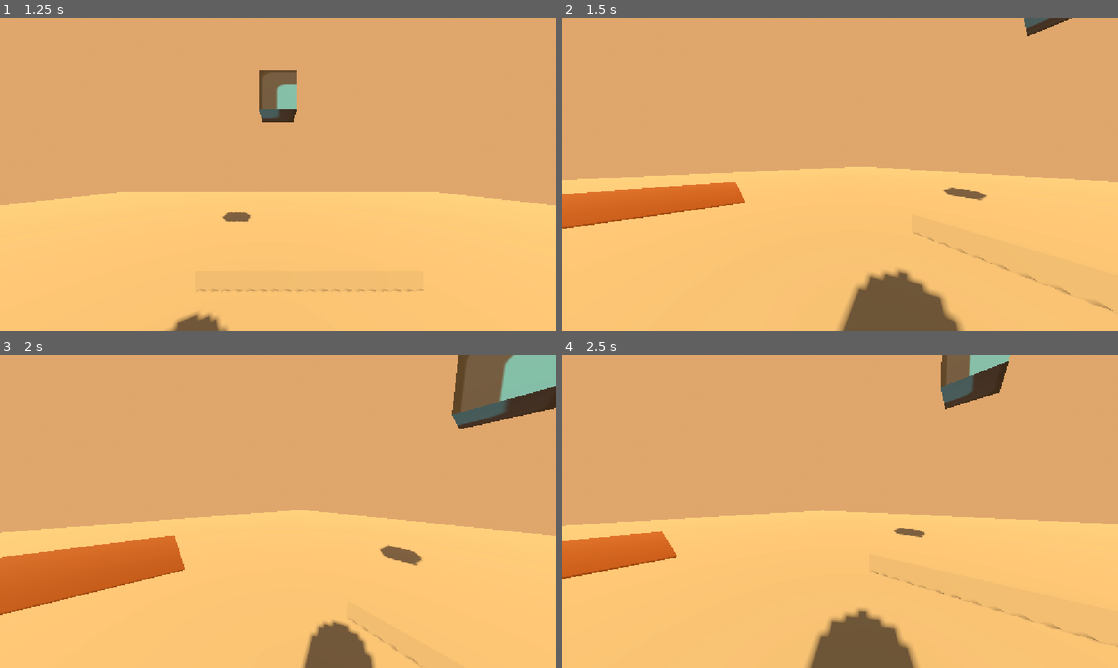
Above: before the commit, frames 1-4 (two rows, left to right).
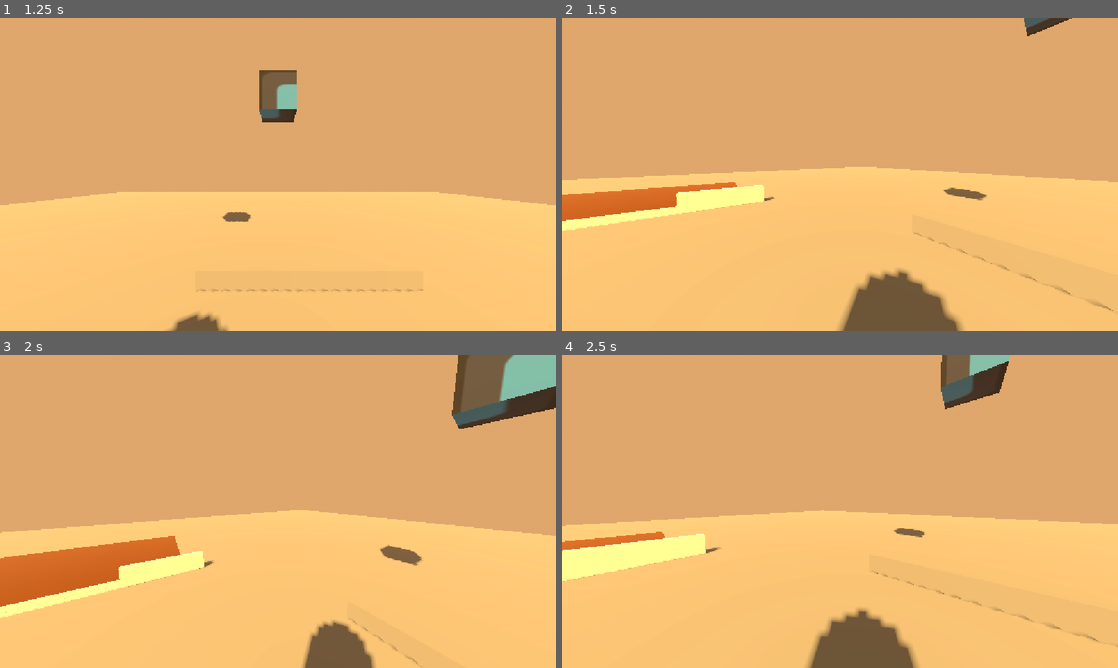
Above: after the commit, the same moments.

Repository: catbot109-blip/One-Roll
Game: Godot game, scene res://character_body_3d.tscn
Same seed, same stepped clock (60 frames per second), same inputs: the game is played once before the commit and once after it. The engine's default icon, where the game draws it, is replaced by a stand-in: a white triangle on a blue panel in a dark square.
Inputs (mouse positions are in pixels of both pictures, inside the frame that each line leads up to):
- Up to frame 1 (1.25 s): tap Enter (ui_accept) at 0.5, 0.77 s; move the mouse to (400, 158) at 0.52 s; hold Right (ui_right) from 0.53 s (still down); hold Shift from 0.53 s (still down); click (400, 158) at 0.67 s
- Up to frame 2 (1.5 s): move the mouse to (812, 174) at 1.27 s; release Right (ui_right) at 1.28 s; release Shift at 1.28 s; hold Up (ui_up) from 1.28 s (still down); tap Shift at 1.35 s
- Up to frame 3 (2 s): keep holding Up (ui_up); tap Enter (ui_accept) at 1.52 s
- Up to frame 4 (2.5 s): keep holding Up (ui_up); move the mouse to (851, 505) at 2.02 s; hold Shift from 2.03 s (still down)

Frame 1 is identical in both runs. In frame 2, 1.6% of the frame differs, in the area x 0-39%, y 52-68%; in frame 3, 1.7%; in frame 4, 2.2%, in the area x 0-29%, y 56-73%.

Commit message:
idk what im doin

Diff:
--- a/character_body_3d.tscn
+++ b/character_body_3d.tscn
@@ -103,17 +103,31 @@
 
 [sub_resource type="BoxMesh" id="BoxMesh_yobb1"]
 
+[sub_resource type="BoxMesh" id="BoxMesh_204hi"]
+size = Vector3(0.21875, 0.59472656, 1.916626)
+
+[sub_resource type="BoxShape3D" id="BoxShape3D_pbcr8"]
+size = Vector3(1, 1, 1.2726173)
+
+[sub_resource type="BoxMesh" id="BoxMesh_vd578"]
+size = Vector3(0.12359619, 0.11035156, 2.351471)
+
+[sub_resource type="BoxShape3D" id="BoxShape3D_c7tqt"]
+size = Vector3(0.61035156, 0.5101929, 1.5696192)
+
+[sub_resource type="BoxMesh" id="BoxMesh_nl27k"]
+size = Vector3(0.21149063, 0.06347656, 2.351471)
+
+[sub_resource type="BoxShape3D" id="BoxShape3D_e886h"]
+size = Vector3(1, 0.6121826, 1.4647217)
+
 [sub_resource type="BoxMesh" id="BoxMesh_2dkg6"]
 size = Vector3(5.67334, 0.037487306, 5.88916)
 
-[sub_resource type="BoxMesh" id="BoxMesh_204hi"]
-size = Vector3(0.21875, 0.59472656, 1.916626)
-
-[sub_resource type="BoxShape3D" id="BoxShape3D_pbcr8"]
-size = Vector3(1, 1, 1.2726173)
-
 [sub_resource type="BoxMesh" id="BoxMesh_e886h"]
 size = Vector3(4.3706665, 0.4482422, 0.13842773)
+
+[sub_resource type="MeshLibrary" id="MeshLibrary_e886h"]
 
 [node name="Node3D" type="Node3D" unique_id=957488507]
 
@@ -162,23 +176,63 @@
 
 [node name="waterhouse" type="Node" parent="." unique_id=1298833414]
 
+[node name="walls2" type="MeshInstance3D" parent="waterhouse" unique_id=1974340976]
+transform = Transform3D(1, 0, 0, 0, 1, 0, 0, 0, 1.1169078, -6.017256, 0.25873673, 0.0035603046)
+material_override = ExtResource("3_c7tqt")
+gi_lightmap_texel_scale = 1.595
+mesh = SubResource("BoxMesh_204hi")
+
+[node name="StaticBody3D" type="StaticBody3D" parent="waterhouse/walls2" unique_id=434381891]
+
+[node name="CollisionShape3D" type="CollisionShape3D" parent="waterhouse/walls2/StaticBody3D" unique_id=397238720]
+transform = Transform3D(0.23270586, 0, 0, 0, 0.6259997, 0, 0, 0, 1.5158849, 0, 0, -0.0022187233)
+shape = SubResource("BoxShape3D_pbcr8")
+
+[node name="walls3" type="MeshInstance3D" parent="waterhouse" unique_id=147463842]
+transform = Transform3D(1, 0, 0, 0, 1, 0, 0, 0, 1.1169078, -6.017256, 0.29292703, 4.4711914)
+material_override = ExtResource("3_c7tqt")
+gi_lightmap_texel_scale = 1.595
+mesh = SubResource("BoxMesh_204hi")
+
+[node name="StaticBody3D" type="StaticBody3D" parent="waterhouse/walls3" unique_id=2106581258]
+transform = Transform3D(1, 0, 0, 0, 1, 0, 0, 0, 1, 0, -0.021274567, 0)
+
+[node name="CollisionShape3D" type="CollisionShape3D" parent="waterhouse/walls3/StaticBody3D" unique_id=2079927204]
+transform = Transform3D(0.23270586, 0, 0, 0, 0.6259997, 0, 0, 0, 1.5158849, 0, 0, -0.0022187233)
+shape = SubResource("BoxShape3D_pbcr8")
+
+[node name="walls4" type="MeshInstance3D" parent="waterhouse" unique_id=6298419]
+transform = Transform3D(1, 0, 0, 0, 1, 0, 0, 0, 1.1169078, -6.0648327, 0.115587234, 2.2401538)
+material_override = ExtResource("3_c7tqt")
+gi_lightmap_texel_scale = 1.595
+mesh = SubResource("BoxMesh_vd578")
+
+[node name="StaticBody3D" type="StaticBody3D" parent="waterhouse/walls4" unique_id=297267401]
+
+[node name="CollisionShape3D" type="CollisionShape3D" parent="waterhouse/walls4/StaticBody3D" unique_id=1433443132]
+transform = Transform3D(0.23270586, 0, 0, 0, 0.6259997, 0, 0, 0, 1.5158848, 0.0323267, -0.07356948, -0.023898602)
+shape = SubResource("BoxShape3D_c7tqt")
+
+[node name="walls5" type="MeshInstance3D" parent="waterhouse" unique_id=711113337]
+transform = Transform3D(1, 0, 0, 0, 1, 0, 0, 0, 1.1169078, -6.0208855, 0.029493093, 2.2401538)
+material_override = ExtResource("3_c7tqt")
+gi_lightmap_texel_scale = 1.595
+mesh = SubResource("BoxMesh_nl27k")
+
+[node name="StaticBody3D" type="StaticBody3D" parent="waterhouse/walls5" unique_id=663230652]
+
+[node name="CollisionShape3D" type="CollisionShape3D" parent="waterhouse/walls5/StaticBody3D" unique_id=1649068100]
+transform = Transform3D(0.23270586, 0, 0, 0, 0.6259997, 0, 0, 0, 1.5158848, 0, -0.12138678, 0.060603857)
+shape = SubResource("BoxShape3D_e886h")
+
 [node name="floor" type="MeshInstance3D" parent="waterhouse" unique_id=443369445]
-transform = Transform3D(1, 0, 0, 0, 1, 0, 0, 0, 1, -8.912433, 0.02446635, 2.44458)
+transform = Transform3D(1, 0, 0, 0, 1, 0, 0, 0, 1, -8.912433, 4.8428774e-06, 2.44458)
 material_override = ExtResource("2_vd578")
 mesh = SubResource("BoxMesh_2dkg6")
-
-[node name="walls" type="MeshInstance3D" parent="waterhouse" unique_id=909106426]
-transform = Transform3D(1, 0, 0, 0, 1, 0, 0, 0, 1.0568386, -6.008628, 0.19111812, 4.3751087)
-material_override = ExtResource("3_c7tqt")
-gi_lightmap_texel_scale = 1.595
-mesh = SubResource("BoxMesh_204hi")
-
-[node name="StaticBody3D" type="StaticBody3D" parent="waterhouse/walls" unique_id=1707260371]
-
-[node name="CollisionShape3D" type="CollisionShape3D" parent="waterhouse/walls/StaticBody3D" unique_id=1792382687]
-transform = Transform3D(0.23270586, 0, 0, 0, 0.6259997, 0, 0, 0, 1.5158849, 0, 0, -0.0022187233)
-shape = SubResource("BoxShape3D_pbcr8")
 
 [node name="MeshInstance3D2" type="MeshInstance3D" parent="." unique_id=278534655]
 transform = Transform3D(1, 0, 0, 0, 1, 0, 0, 0, 1, 0.59310913, 0.15116036, -3.0765328)
 mesh = SubResource("BoxMesh_e886h")
+
+[node name="GridMap" type="GridMap" parent="." unique_id=1455233375]
+mesh_library = SubResource("MeshLibrary_e886h")
